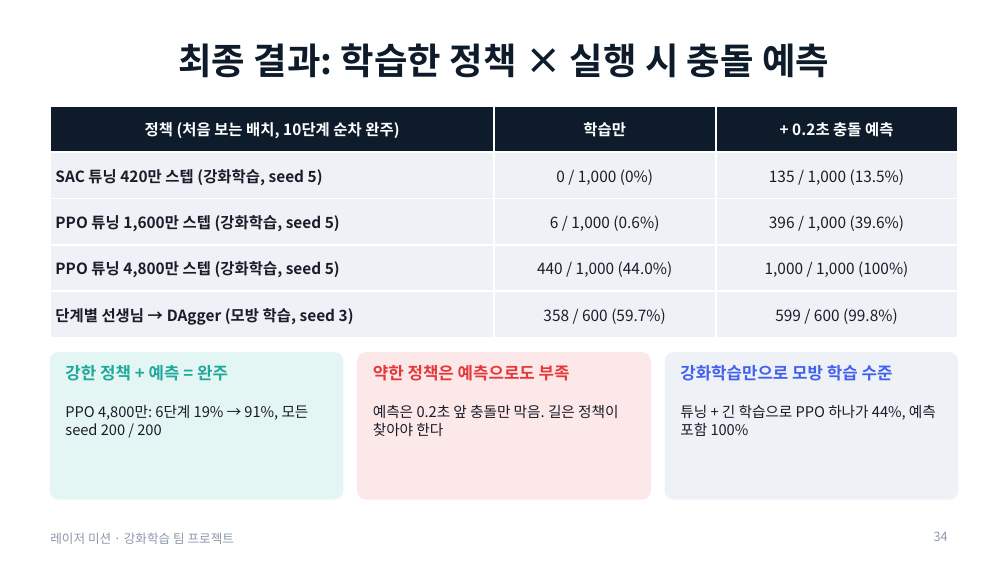
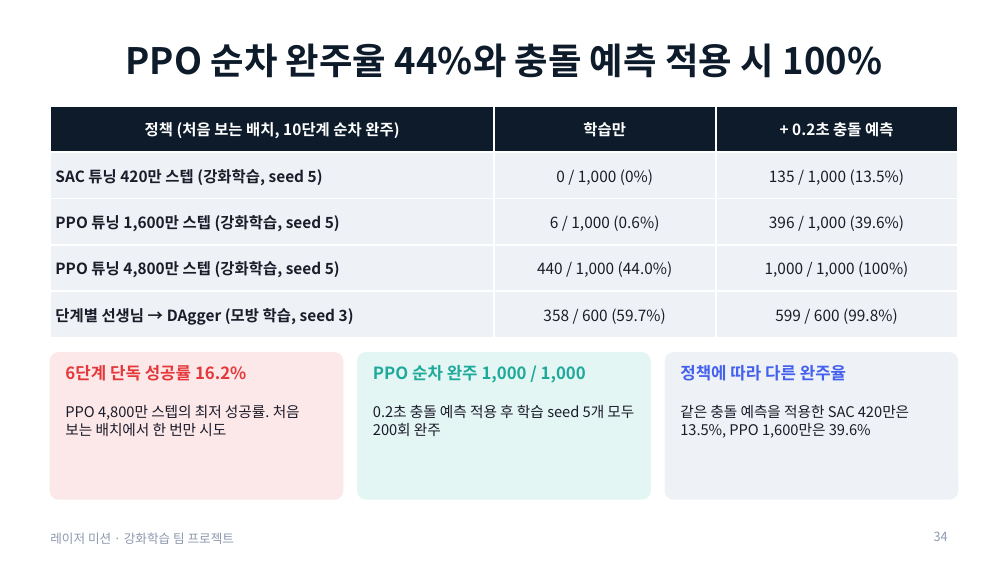
Before and after one commit to changxeokSong/reinforcement_learning, a slide deck: slide 34 of docs/LaserMission_presentation.pptx. Drawn at 1008x567 pixels with LibreOffice and Linux fonts; fonts in the diff are those of the drawing. Boxes give left, top, right and bottom in pixels: in the first picture for what was removed or moved away, otherwise in the second. Text is boxed around its words. In the diff, an @@ line names an element or a change of style, - is before the commit and + after.

Commit message:
과제 보고서와 재현 방법, 학습 모델 및 최종 실험 결과 정리

```diff
--- a/docs/LaserMission_presentation.pptx
+++ b/docs/LaserMission_presentation.pptx
@@ title at (126, 43, 882, 78): text changed @@
-최종 결과: 학습한 정책 × 실행 시 충돌 예측
+PPO 순차 완주율 44%와 충돌 예측 적용 시 100%
@@ rounded rectangle at (50, 353, 343, 499): fill #E3F6F4 to #FCE8E8; outline #E3F6F4 1 pt to #FCE8E8 1 pt @@
@@ rounded rectangle at (358, 353, 650, 499): fill #FCE8E8 to #E3F6F4; outline #FCE8E8 1 pt to #E3F6F4 1 pt @@
@@ text at (65, 365, 246, 381): text changed; text colour #1FA99B to #E5383B @@
-강한 정책 + 예측 = 완주
+6단계 단독 성공률 16.2%
@@ text at (373, 365, 586, 383): text changed; text colour #E5383B to #1FA99B @@
-약한 정책은 예측으로도 부족
+PPO 순차 완주 1,000 / 1,000
@@ text at (680, 365, 846, 381): text changed @@
-강화학습만으로 모방 학습 수준
+정책에 따라 다른 완주율
@@ text at (65, 405, 300, 436): text changed @@
-PPO 4,800만: 6단계 19% → 91%, 모든 seed 200 / 200
+PPO 4,800만 스텝의 최저 성공률. 처음 보는 배치에서 한 번만 시도
@@ text at (373, 404, 634, 436): text changed @@
-예측은 0.2초 앞 충돌만 막음. 길은 정책이 찾아야 한다
+0.2초 충돌 예측 적용 후 학습 seed 5개 모두 200회 완주
@@ text at (680, 405, 909, 438): text changed @@
-튜닝 + 긴 학습으로 PPO 하나가 44%, 예측 포함 100%
+같은 충돌 예측을 적용한 SAC 420만은 13.5%, PPO 1,600만은 39.6%
```
Also in this commit, not shown: 4 other slides changed, 10 other files.
